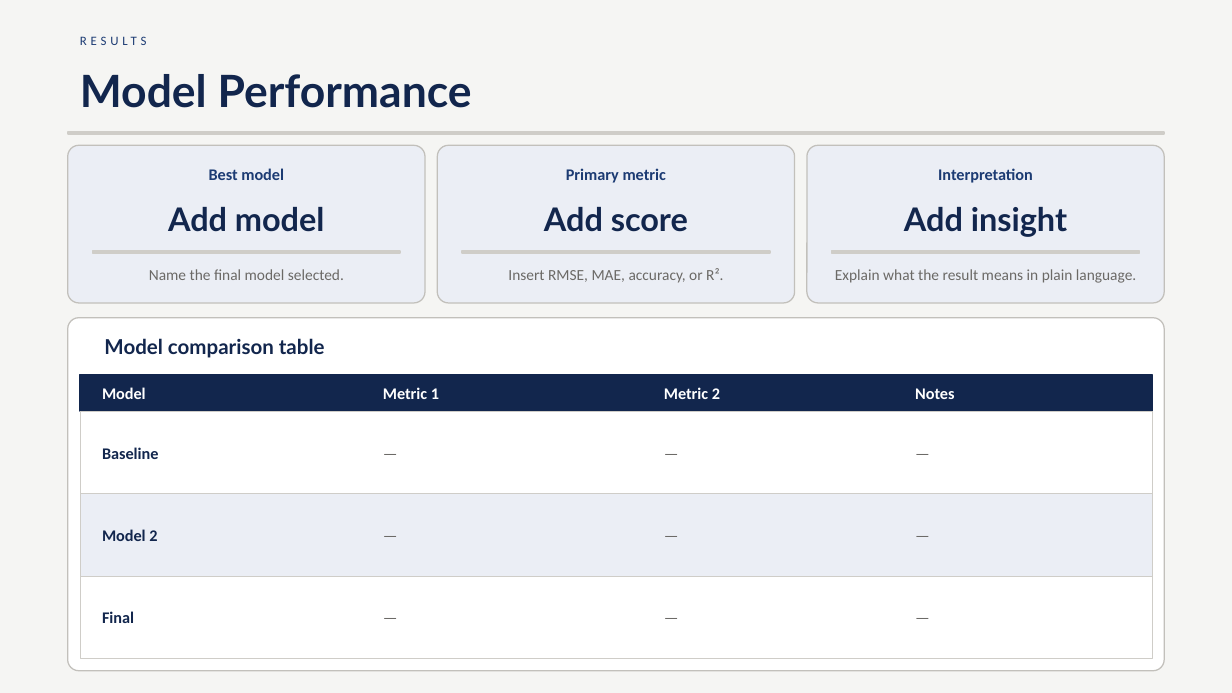
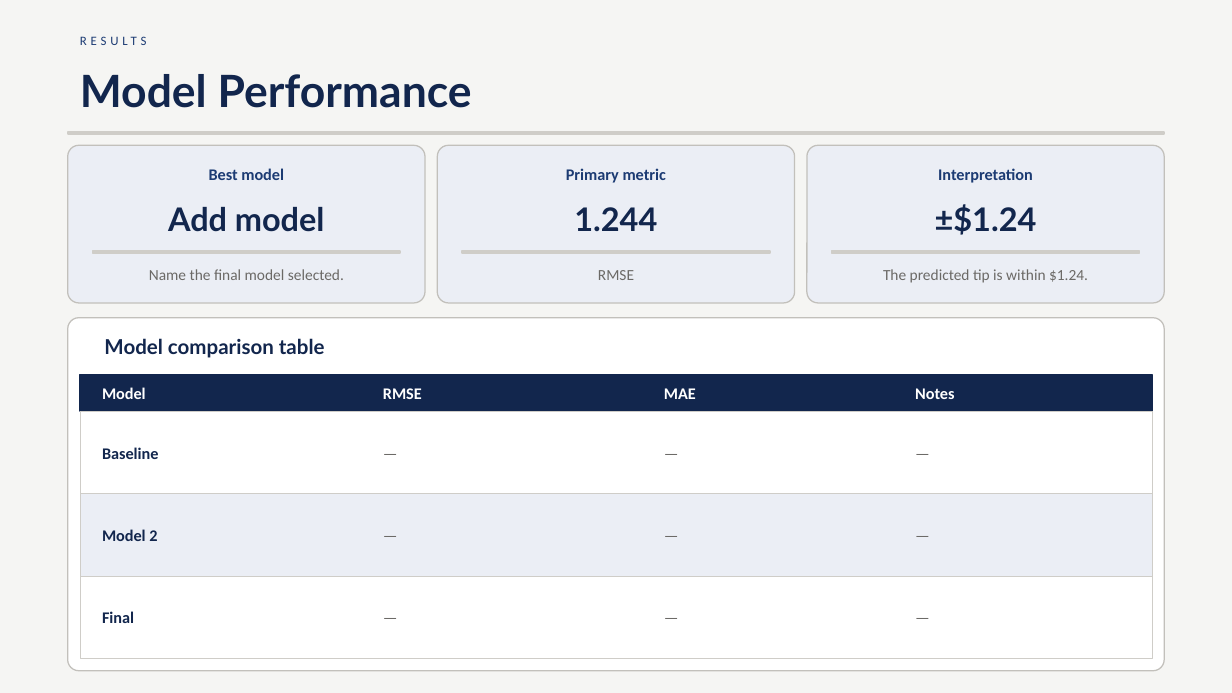
Before and after one commit to Iwestlauer/DDS-Project2, a slide deck: slide 12 of Project Docs/PresentationV1.pptx (slide 9 before the commit). Drawn at 1232x693 pixels with LibreOffice and Linux fonts; fonts in the diff are those of the drawing. Boxes give left, top, right and bottom in pixels: in the first picture for what was removed or moved away, otherwise in the second. Text is boxed around its words. In the diff, an @@ line names an element or a change of style, - is before the commit and + after.

```diff
--- a/Project Docs/PresentationV1.pptx
+++ b/Project Docs/PresentationV1.pptx
@@ text at box(574, 207, 657, 231): text changed @@
-Add score
+1.244
@@ text at box(935, 204, 1037, 235): text changed @@
-Add insight
+±$1.24
@@ text at box(883, 269, 1088, 283): text changed @@
-Explain what the result means in plain language.
+The predicted tip is within $1.24.
@@ text at box(598, 270, 634, 280): text changed @@
-Insert RMSE, MAE, accuracy, or R².
+RMSE
@@ text at box(383, 388, 422, 399): text changed @@
-Metric 1
+RMSE
@@ text at box(664, 388, 696, 399): text changed @@
-Metric 2
+MAE
```
Also in this commit, not shown: 5 other slides changed, 5 slides added, 1 slide removed, 5 other files.
